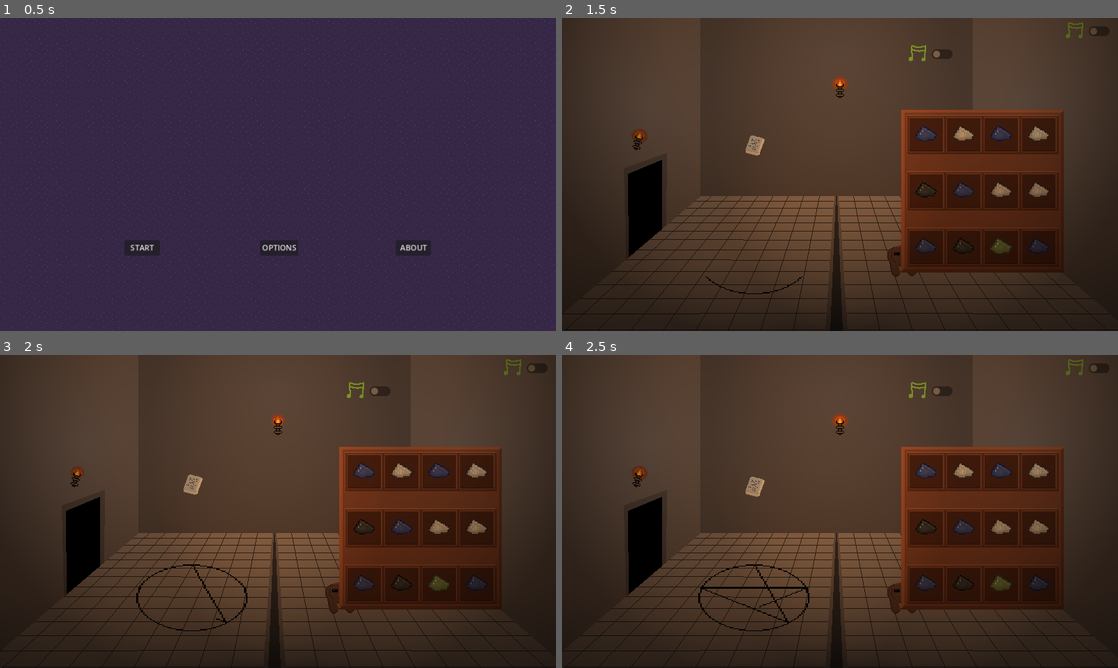
Above: before the commit, frames 1-4 (two rows, left to right).
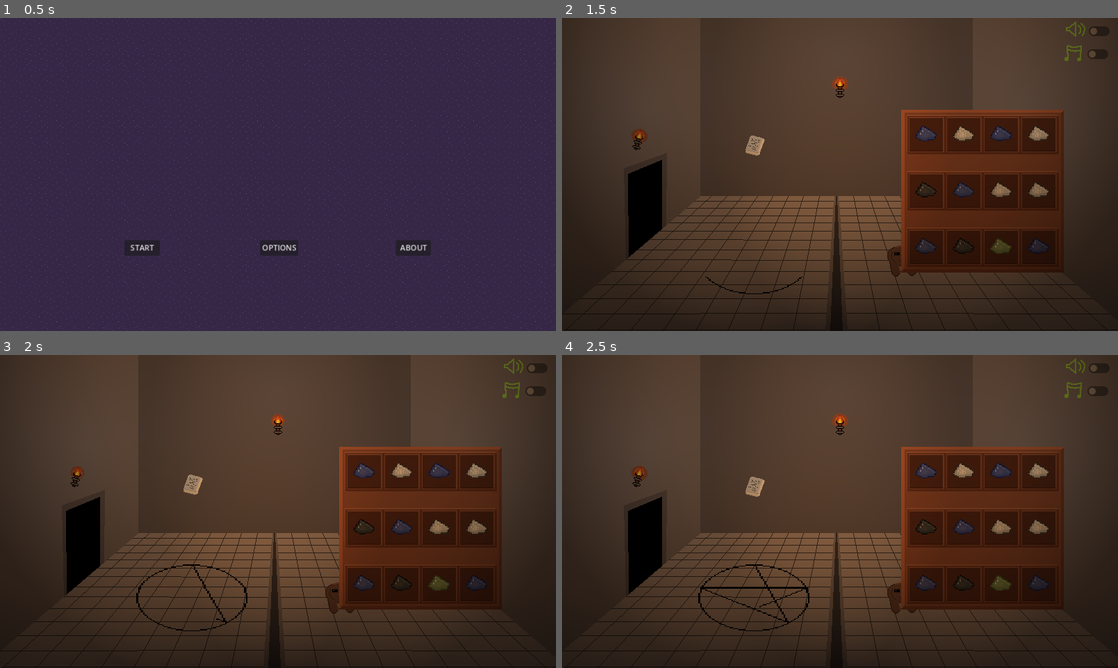
Above: after the commit, the same moments.

Repository: lewis785/ludum-dare-55
Game: Godot game, scene res://scenes/levels/main_menu.tscn
Same seed, same stepped clock (60 frames per second), same inputs: the game is played once before the commit and once after it.
Inputs (mouse positions are in pixels of both pictures, inside the frame that each line leads up to):
- Up to frame 1 (0.5 s): no input
- Up to frame 2 (1.5 s): click "START" at 0.5 s; click (1101, 30) at 1.27 s
- Up to frame 3 (2 s): no input
- Up to frame 4 (2.5 s): click (1095, 392) at 2.02 s

Frame 1 is identical in both runs. In frame 2, 0.4% of the frame differs, in the area x 62-98%, y 1-14%; in frame 3, 0.4%; in frame 4, 0.4%.

Commit message:
ADD audio busses

Diff:
--- /dev/null
+++ b/default_bus_layout.tres
@@ -0,0 +1,15 @@
+[gd_resource type="AudioBusLayout" format=3 uid="uid://c6lmgrn37rewd"]
+
+[resource]
+bus/1/name = &"FX"
+bus/1/solo = false
+bus/1/mute = false
+bus/1/bypass_fx = false
+bus/1/volume_db = 0.0
+bus/1/send = &"Master"
+bus/2/name = &"Music"
+bus/2/solo = false
+bus/2/mute = false
+bus/2/bypass_fx = false
+bus/2/volume_db = 0.0
+bus/2/send = &"Master"
--- a/scenes/levels/sliding_window.tscn
+++ b/scenes/levels/sliding_window.tscn
@@ -1,9 +1,10 @@
-[gd_scene load_steps=5 format=3 uid="uid://d2arbyrhcflvl"]
+[gd_scene load_steps=6 format=3 uid="uid://d2arbyrhcflvl"]
 
 [ext_resource type="Script" path="res://scenes/levels/sliding_window.gd" id="1_6pdol"]
 [ext_resource type="Material" uid="uid://dfe7af4v5j5i1" path="res://scenes/background_tools/darkness.tres" id="1_e44qa"]
 [ext_resource type="PackedScene" uid="uid://cnl8yhf0gc2xu" path="res://scenes/components/combat/combat_coordinator.tscn" id="3_ajeuy"]
 [ext_resource type="Texture2D" uid="uid://3u2uuemry1fm" path="res://assets/elements/musictemp.png" id="3_f5ejc"]
+[ext_resource type="Texture2D" uid="uid://deradcgixu68o" path="res://assets/elements/fxtemp.png" id="4_x0w8p"]
 
 [node name="SlidingWindow" type="Node2D"]
 modulate = Color(0.0627451, 0.0627451, 0.0627451, 1)
@@ -17,6 +18,17 @@
 position = Vector2(400, 225)
 zoom = Vector2(1.44, 1.44)
 
+[node name="CheckButton2" type="CheckButton" parent="Camera2D"]
+z_index = 100
+offset_left = 349.0
+offset_top = -185.0
+offset_right = 393.0
+offset_bottom = -161.0
+
+[node name="Sprite2D" type="Sprite2D" parent="Camera2D/CheckButton2"]
+position = Vector2(-11, 9)
+texture = ExtResource("3_f5ejc")
+
 [node name="CheckButton" type="CheckButton" parent="Camera2D"]
 z_index = 100
 offset_left = 351.0
@@ -26,18 +38,7 @@
 
 [node name="Sprite2D" type="Sprite2D" parent="Camera2D/CheckButton"]
 position = Vector2(-11, 9)
-texture = ExtResource("3_f5ejc")
-
-[node name="CheckButton" type="CheckButton" parent="."]
-z_index = 100
-offset_left = 749.0
-offset_top = 40.0
-offset_right = 793.0
-offset_bottom = 64.0
-
-[node name="Sprite2D" type="Sprite2D" parent="CheckButton"]
-position = Vector2(-11, 9)
-texture = ExtResource("3_f5ejc")
+texture = ExtResource("4_x0w8p")
 
 [node name="CombatCoordinator" parent="." instance=ExtResource("3_ajeuy")]
 
Binary file added: assets/elements/fxtemp.png
Not shown, added: assets/elements/fxtemp.png.import
